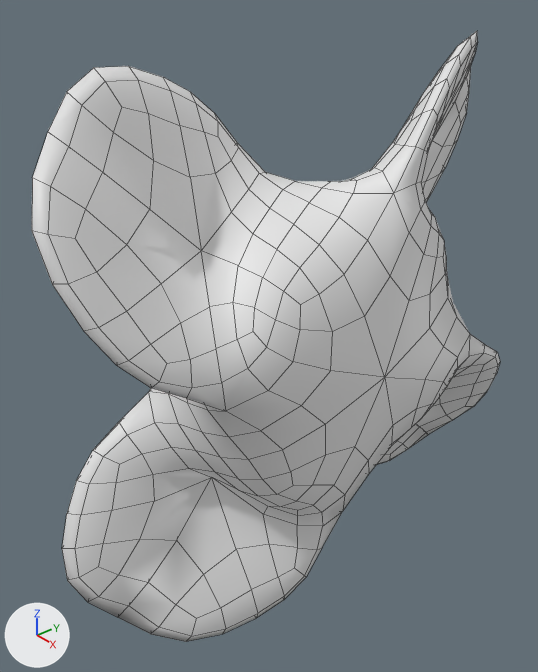
An edit to the Blender file res/boat.blend, drawn before and after from the same camera.
Rendered twice from a camera (50 mm lens) standing at (0.24, -0.531, 0.408) and looking at (-0.342, -0.044, 0.008). Lighting does not change. The marker at lower left points along +X, +Y and +Z. Mesh edges are drawn as thin lines.

The scene before the commit, as lines of its bpy script (objects in view):
```python
me_prop = bpy.data.meshes.new('prop')
me_prop.from_pydata(...)  # 650 vertices, 656 faces; spans x -0.398..-0.203, y -0.322..0.322, z -0.322..0.322
me_prop.polygons.foreach_set('use_smooth', [True] * 656)
ob_prop = bpy.data.objects.new('Prop', me_prop)
ob_prop.location = (0.0, 0.0, 0.0)
```
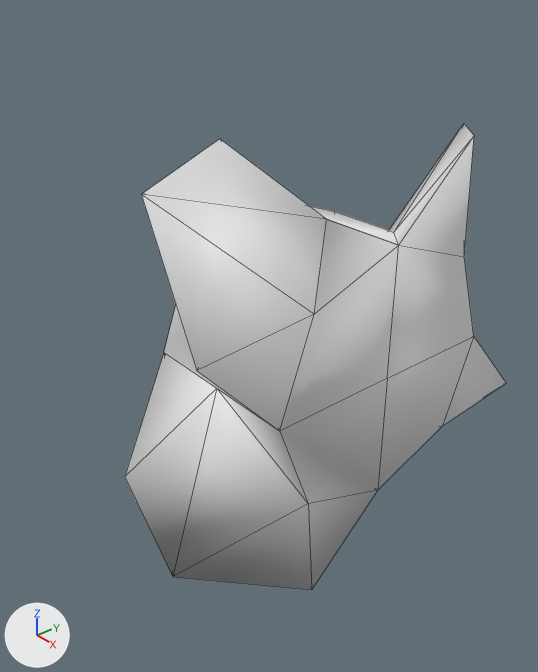
Pixel boxes (x1, y1, x2, y2) of what changed, in the pictures (538 x 672 px):
'Prop', reshaped, modifiers changed (19% narrower, 24% shorter): before (32, 31, 500, 642); after (125, 123, 506, 590)

Patch to the scene script:
```diff
--- a/res/boat.blend.py
+++ b/res/boat.blend.py
@@ me_prop @@
 # used by ob_prop; location = (0.0, 0.0, 0.0)
-me_prop.from_pydata(...)  # 650 vertices, 656 faces; spans x -0.398..-0.203, y -0.322..0.322, z -0.322..0.322
+me_prop.from_pydata(...)  # 13 vertices, 16 faces; spans x -0.4..-0.2, y -0.24..0.0, z 0.0..0.24
+# me_prop part 1: 650 vertices removed from x -0.398..-0.203, y -0.322..0.322, z -0.322..0.322; 13 vertices added at x -0.4..-0.2, y -0.24..0.0, z 0.0..0.24
@@ ob_prop @@
 ob_prop.location = (0.0, 0.0, 0.0)
+_m = ob_prop.modifiers.new('Array', 'ARRAY')
+_m.count = 4
+_m.constant_offset_displace = (0.0, 0.0, 0.0)
+_m.use_relative_offset = False
+_m.use_merge_vertices = True
+_m.use_merge_vertices_cap = True
+_m.use_object_offset = True
+_m.offset_object = ob_empty
```
